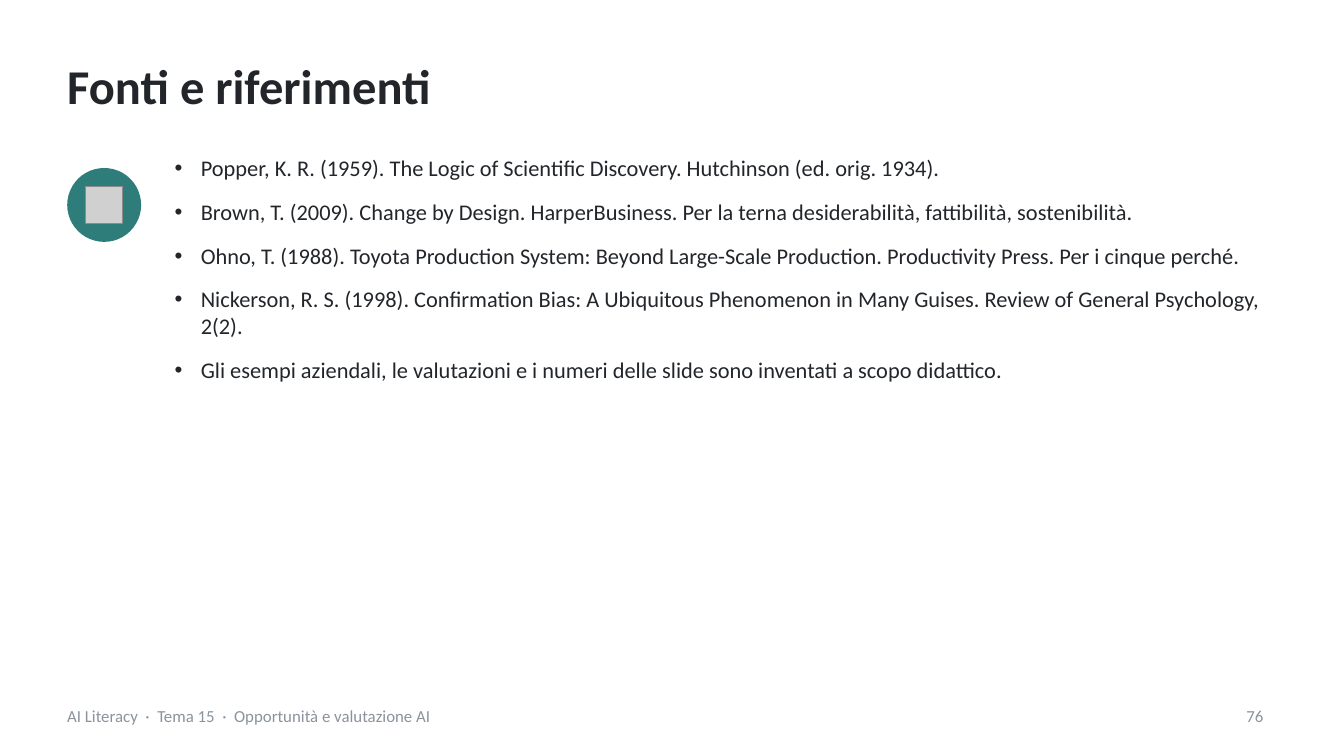
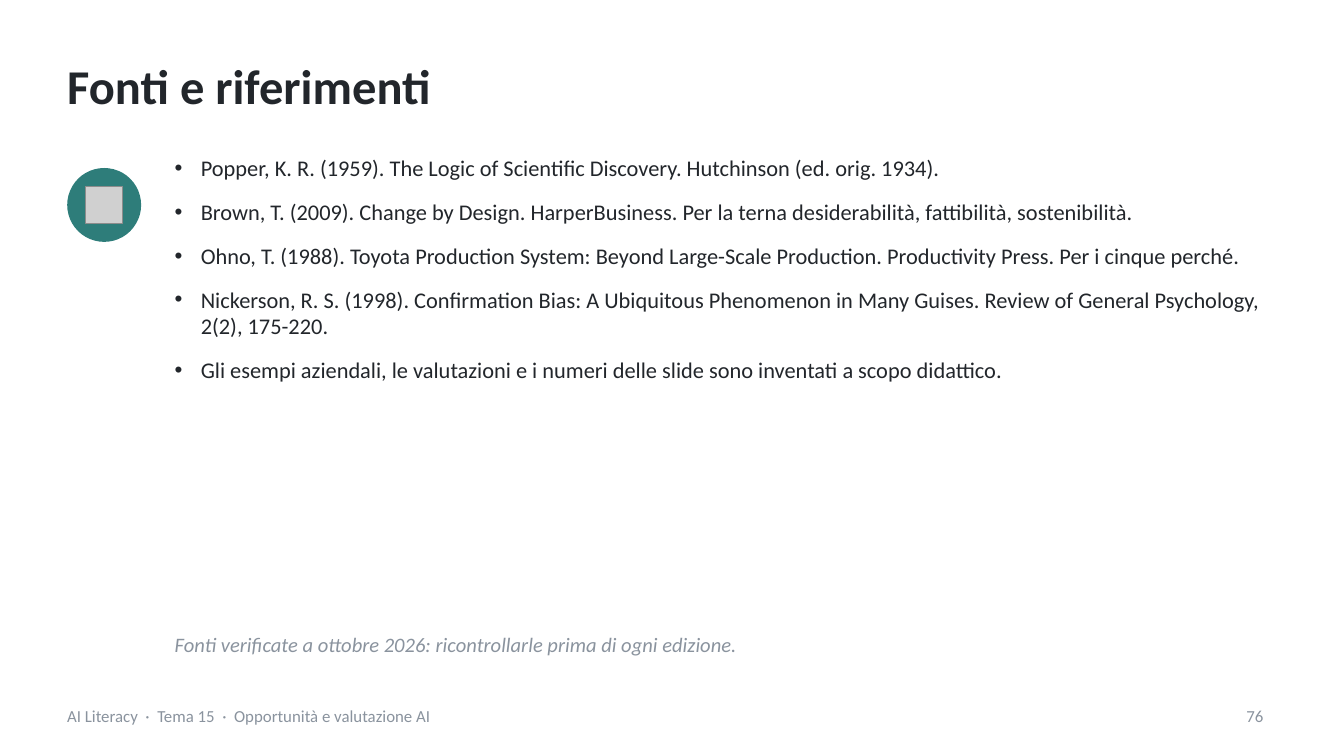
Before and after one commit to NetAi-IT/Formazione-AI-Literacy-Official, a slide deck: slide 76 of Base/Tema15_Opportunita_valutazione_AI.pptx. Drawn at 1344x756 pixels with LibreOffice and Linux fonts; fonts in the diff are those of the drawing; grey boxes stand for pictures. Boxes give left, top, right and bottom in pixels: in the first picture for what was removed or moved away, otherwise in the second. Text is boxed around its words. In the diff, an @@ line names an element or a change of style, - is before the commit and + after.

```diff
--- a/Base/Tema15_Opportunita_valutazione_AI.pptx
+++ b/Base/Tema15_Opportunita_valutazione_AI.pptx
@@ text at [201,292,1259,337]: text changed @@
-• Nickerson, R. S. (1998). Confirmation Bias: A Ubiquitous Phenomenon in Many Guises. Review of General Psychology, 2(2).
+• Nickerson, R. S. (1998). Confirmation Bias: A Ubiquitous Phenomenon in Many Guises. Review of General Psychology, 2(2), 175-220.
@@ text added at [175,638,736,656], 11 pt, text #8A939E, italic @@
+Fonti verificate a ottobre 2026: ricontrollarle prima di ogni edizione.
```
Also in this commit, not shown: 29 other slides changed, 1 slide added, 1 slide removed, 8 other files.
